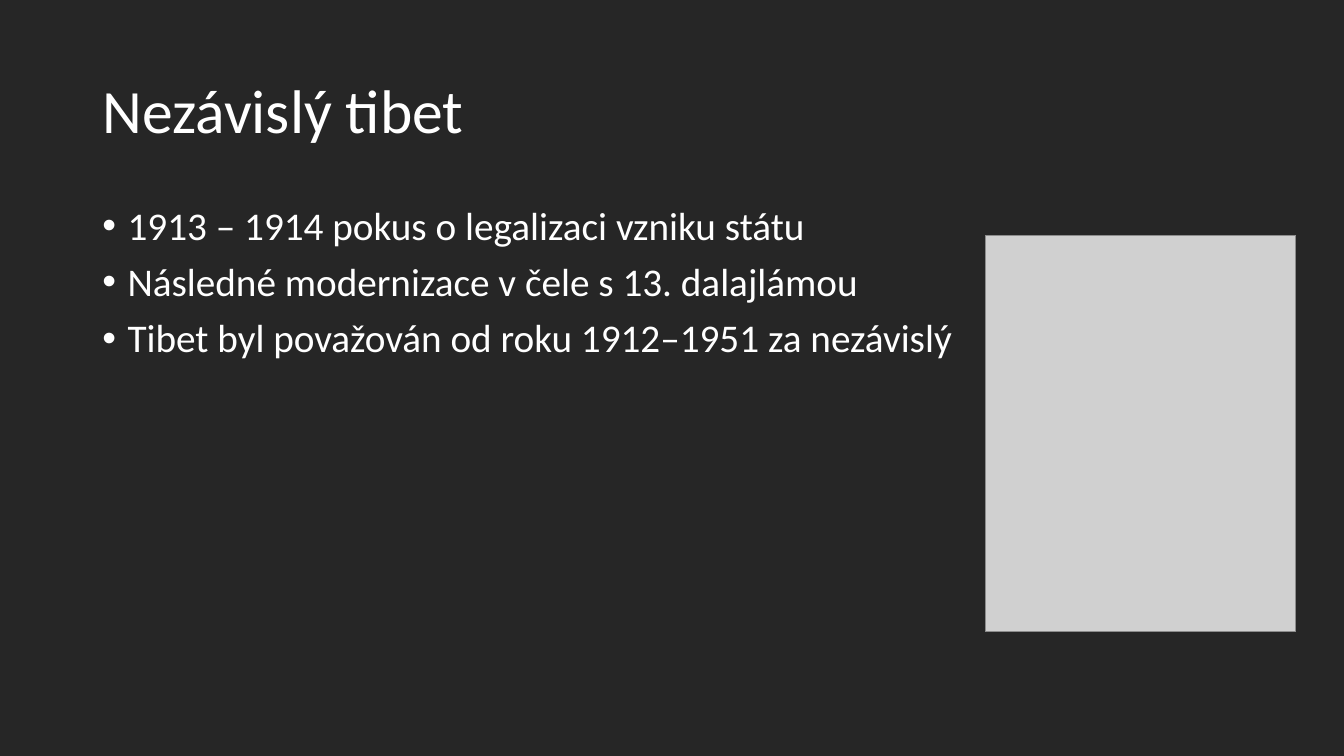
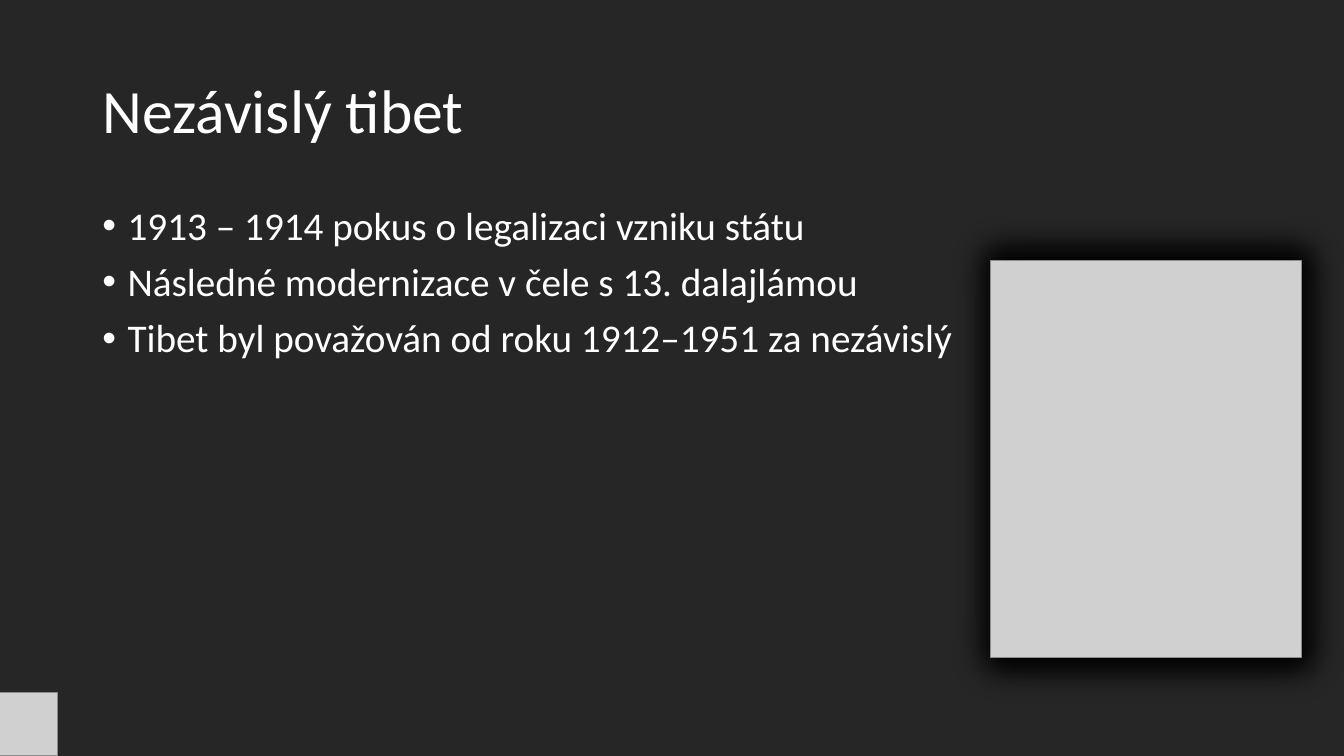
Before and after one commit to kchulka/kchulka.github.io, a slide deck: slide 6 of Tibet.pptx (slide 8 before the commit). Drawn at 1344x756 pixels with LibreOffice and Linux fonts; fonts in the diff are those of the drawing; grey boxes stand for pictures. Boxes give left, top, right and bottom in pixels: in the first picture for what was removed or moved away, otherwise in the second. Text is boxed around its words. In the diff, an @@ line names an element or a change of style, - is before the commit and + after.

```diff
--- a/Tibet.pptx
+++ b/Tibet.pptx
@@ rectangle added at (938, 202, 1344, 716), fill #000000, outline #000000 1 pt @@
@@ picture: place and size @@
-picture at (985, 235, 1296, 631)
+picture at (991, 261, 1302, 657)
@@ picture added at (0, 693, 57, 756) @@
```
Also in this commit, not shown: 8 other slides changed, 1 slide added, 1 slide removed, 1 other file.
